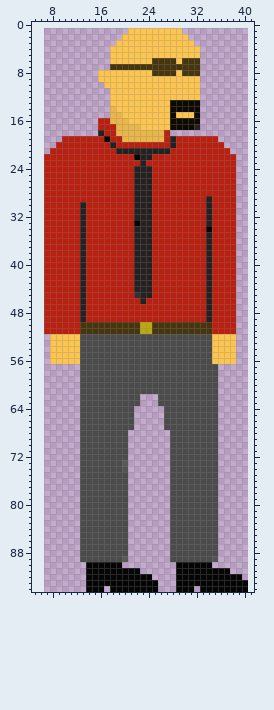
Two states of a sprite sheet, Mafia House - Electric Lemon Studios/Resources/guard.png. The picture above is the old version.
The file is 34x94 pixels. Pixels under 10% opacity are left out. Colours within 5 levels of each other are drawn and written as one. Shown: x 5..41, y 0..94. The old version is drawn lined up with the new one, on the new canvas.
Now the later version:
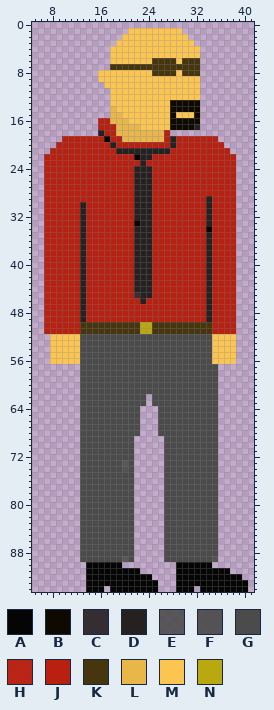
Palette (. is transparent): A #050505  B #0f0a01  C #262121e6  D #262121  E #4b4b4bdf  F #4b4b4bea  G #4b4b4b  H #ba2010f6  J #ba2010  K #47350e  L #e9b64a  M #fcc550  N #baa810
Edits made:
{"change": "canvas 34x94 -> 50x95, the old top-left corner now at 7,1"}
{"y":62,"x":23,"old":".","new":"G"}
{"y":62,"x":25,"old":".","new":"G"}
{"y":63,"x":23,"old":".","new":"G"}
{"y":63,"x":25,"old":".","new":"G"}
{"y":64,"x":22,"old":".","new":"G"}
{"y":64,"x":26,"old":".","new":"G"}
{"y":65,"x":22,"old":".","new":"G"}
{"y":65,"x":26,"old":".","new":"G"}
{"y":66,"x":22,"old":".","new":"G"}
{"y":66,"x":26,"old":".","new":"G"}
{"y":67,"x":22,"old":".","new":"G"}
{"y":67,"x":26,"old":".","new":"G"}
{"y":68,"x":21,"old":"..","new":"GG"}
{"y":68,"x":26,"old":"..","new":"GG"}
{"y":69,"x":21,"old":".","new":"G"}
{"y":69,"x":27,"old":".","new":"G"}
{"y":70,"x":21,"old":".","new":"G"}
{"y":70,"x":27,"old":".","new":"G"}
{"y":71,"x":21,"old":".","new":"G"}
{"y":71,"x":27,"old":".","new":"G"}
{"y":72,"x":21,"old":".","new":"G"}
{"y":72,"x":27,"old":".","new":"G"}
{"y":73,"x":21,"old":".","new":"G"}
{"y":73,"x":27,"old":".","new":"G"}
{"y":74,"x":21,"old":".","new":"G"}
{"y":74,"x":27,"old":".","new":"G"}
{"y":75,"x":21,"old":".","new":"G"}
{"y":75,"x":27,"old":".","new":"G"}
{"y":76,"x":21,"old":".","new":"G"}
{"y":76,"x":27,"old":".","new":"G"}
{"y":77,"x":21,"old":".","new":"G"}
{"y":77,"x":27,"old":".","new":"G"}
{"y":78,"x":21,"old":".","new":"G"}
{"y":78,"x":27,"old":".","new":"G"}
{"y":79,"x":21,"old":".","new":"G"}
{"y":79,"x":27,"old":".","new":"G"}
{"y":80,"x":21,"old":".","new":"G"}
{"y":80,"x":27,"old":".","new":"G"}
{"y":81,"x":21,"old":".","new":"G"}
{"y":81,"x":27,"old":".","new":"G"}
{"y":82,"x":21,"old":".","new":"G"}
{"y":82,"x":27,"old":".","new":"G"}
{"y":83,"x":21,"old":".","new":"G"}
{"y":83,"x":27,"old":".","new":"G"}
{"y":84,"x":21,"old":".","new":"G"}
{"y":84,"x":27,"old":".","new":"G"}
{"y":85,"x":21,"old":".","new":"G"}
{"y":85,"x":27,"old":".","new":"G"}
{"y":86,"x":21,"old":".","new":"G"}
{"y":86,"x":27,"old":".","new":"G"}
{"y":87,"x":21,"old":".","new":"G"}
{"y":87,"x":27,"old":".","new":"G"}
{"y":88,"x":21,"old":".","new":"G"}
{"y":88,"x":27,"old":".","new":"G"}
{"y":89,"x":21,"old":".","new":"G"}
{"y":89,"x":27,"old":".","new":"G"}
{"label":"added","picture_box":[128,394,170,562]}
